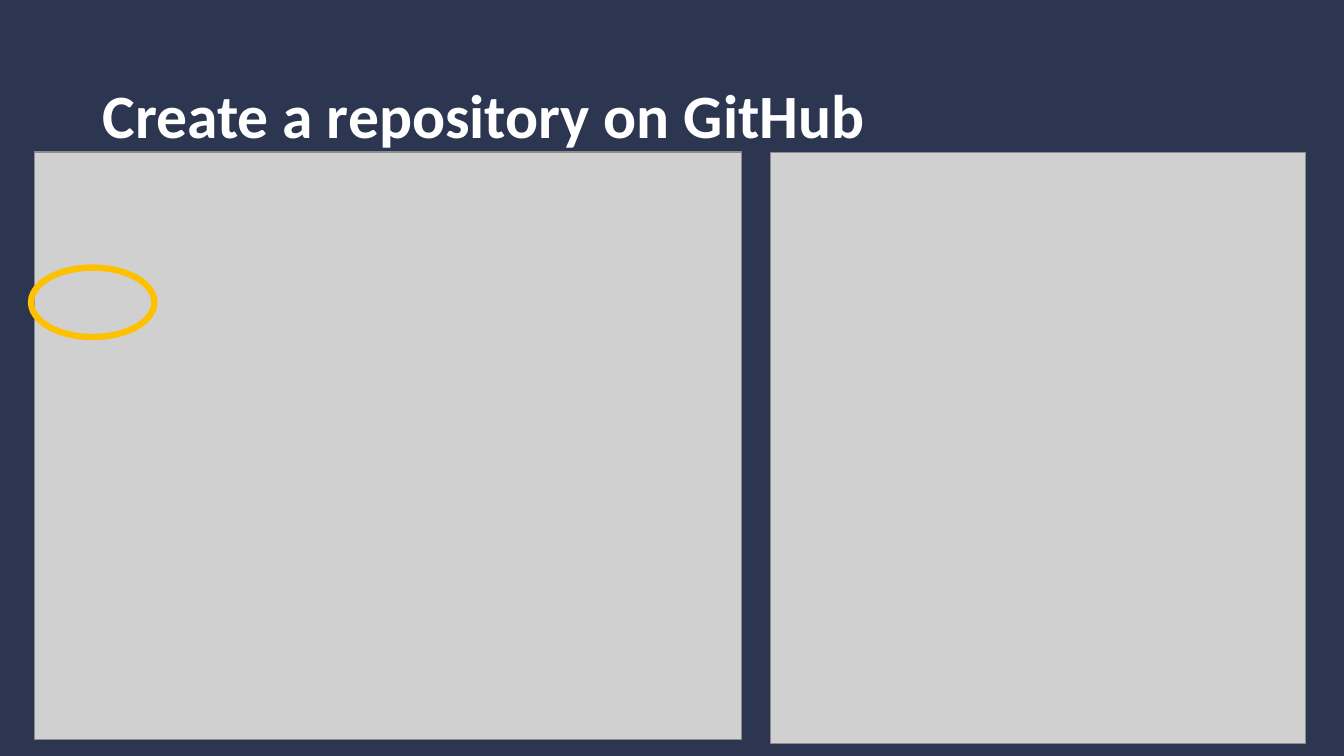
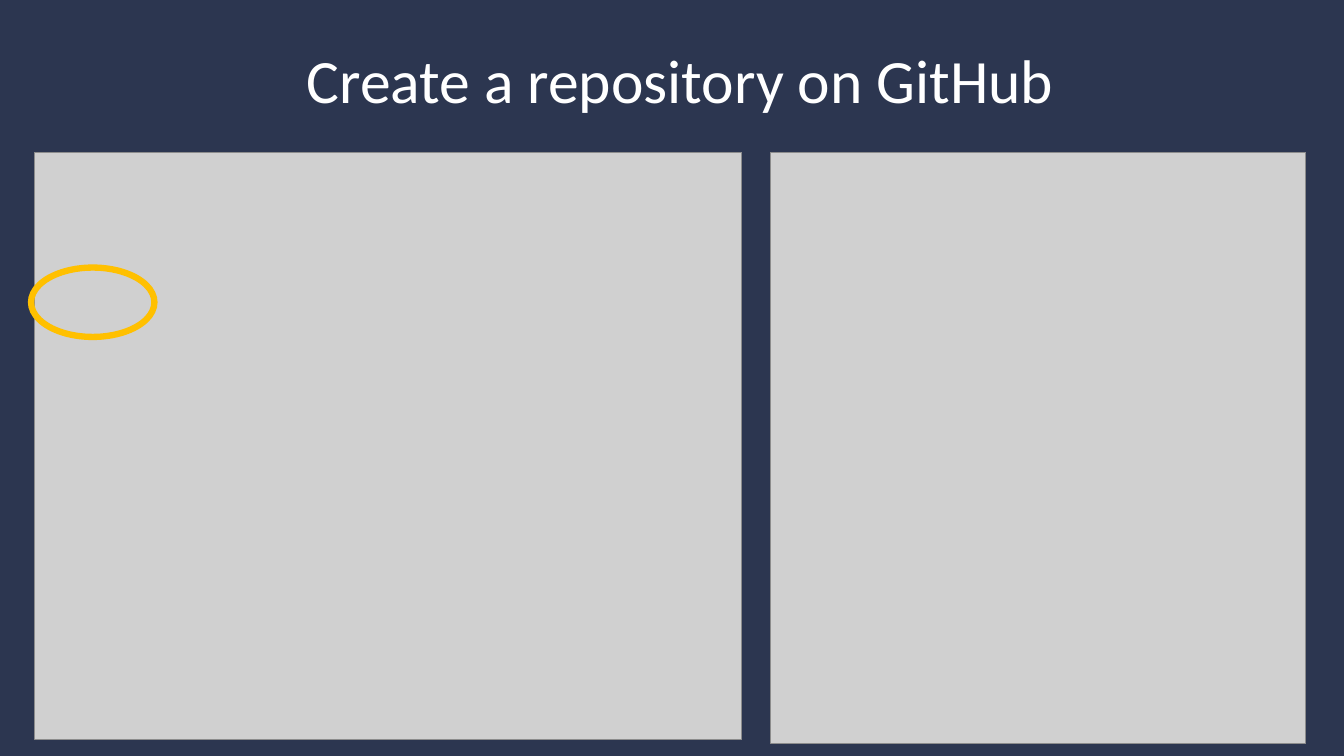
Before and after one commit to Yoselita/introduction-to-Git, a slide deck: slide 6 of supporting_material/remote_VCS_presentation.pptx (slide 7 before the commit). Drawn at 1344x756 pixels with LibreOffice and Linux fonts; fonts in the diff are those of the drawing; grey boxes stand for pictures; background and template pictures are left out. Boxes give left, top, right and bottom in pixels: in the first picture for what was removed or moved away, otherwise in the second. Text is boxed around its words. In the diff, an @@ line names an element or a change of style, - is before the commit and + after.

```diff
--- a/supporting_material/remote_VCS_presentation.pptx
+++ b/supporting_material/remote_VCS_presentation.pptx
@@ text "Create a repository on GitHub": place and size @@
-text "Create a repository on GitHub" at (102, 94, 864, 152)
+text "Create a repository on GitHub" at (307, 60, 1054, 113)
@@ text "Create a repository on GitHub" at (307, 60, 1054, 113): bold off; alignment left to centre @@
```
Also in this commit, not shown: 5 other slides changed, 1 slide removed, 3 other files.
